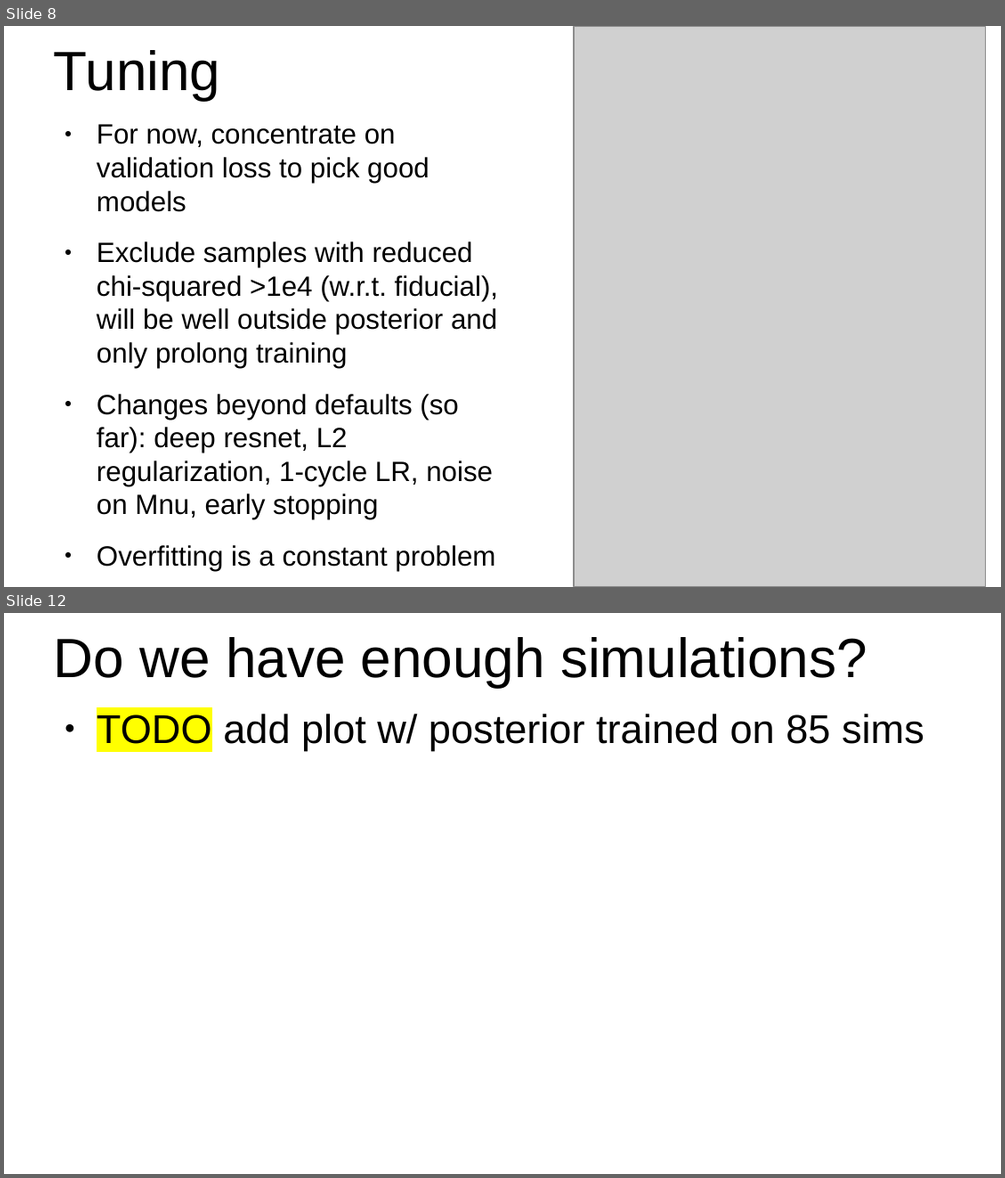
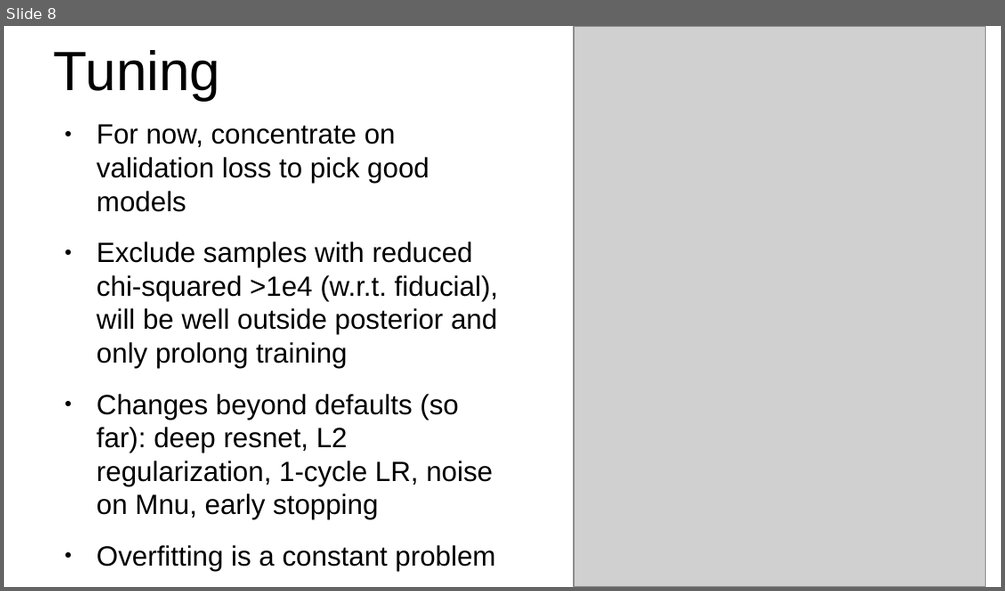
Before and after one commit to leanderthiele/nuvoid_production, a slide deck: presentation_020923.odp. Shown one above the other, each under a label of ours: slides 8 and 12 before the commit, slide 8 after it; the slides between them are not shown. The pictures are 1005x1178 and 1005x591 pixels, drawn with LibreOffice and Linux fonts; fonts in the diff are those of the drawing; grey boxes stand for pictures. Boxes give left, top, right and bottom in pixels: in the first picture for what was removed or moved away, otherwise in the second. Text is boxed around its words. In the diff, an @@ line names an element or a change of style, - is before the commit and + after.

```diff
--- a/presentation_020923.odp
+++ b/presentation_020923.odp
@@ slide 12 removed at (x1=4, y1=613, x2=1001, y2=1174), background #FFFFFF @@
@@ title removed at (x1=54, y1=637, x2=867, y2=688) @@
-Do we have enough simulations?
@@ text removed at (x1=97, y1=714, x2=924, y2=751) @@
-● TODO add plot w/ posterior trained on 85 sims
```
Also in this commit, not shown: 3 slides changed, 5 slides added, 3 other slides removed, 1 other file.
